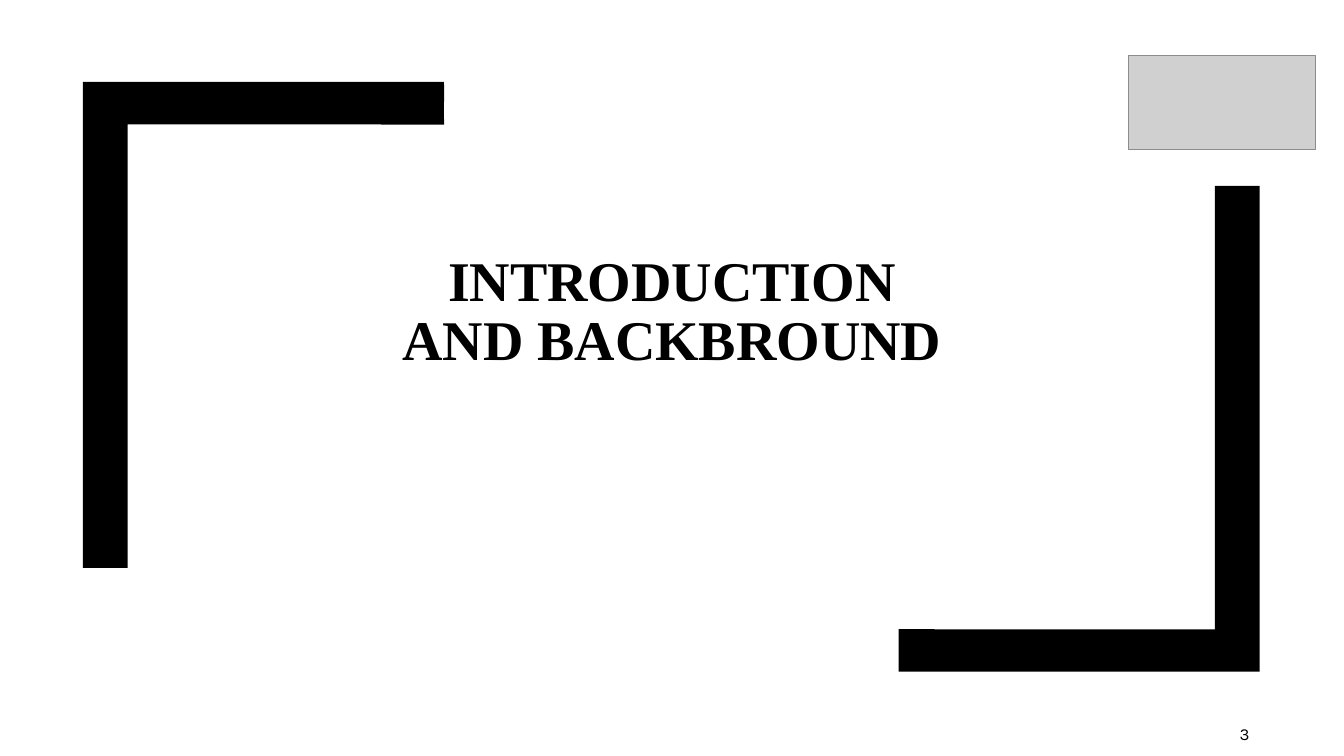
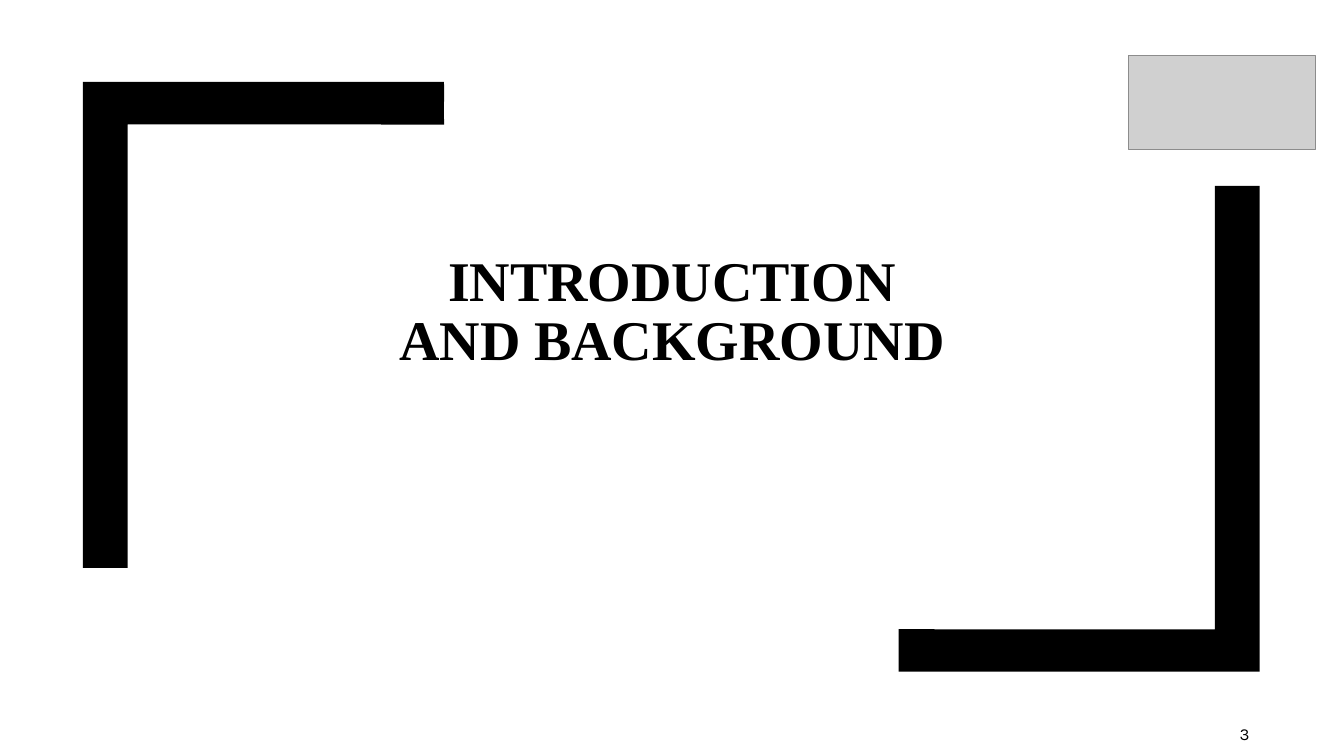
Before and after one commit to Umairnu/Research-Thesis-MS, a slide deck: slide 3 of Proposal and ppt/Tanhexp [Autosaved].pptx. Drawn at 1344x756 pixels with LibreOffice and Linux fonts; fonts in the diff are those of the drawing; grey boxes stand for pictures. Boxes give left, top, right and bottom in pixels: in the first picture for what was removed or moved away, otherwise in the second. Text is boxed around its words. In the diff, an @@ line names an element or a change of style, - is before the commit and + after.

```diff
--- a/Proposal and ppt/Tanhexp [Autosaved].pptx
+++ b/Proposal and ppt/Tanhexp [Autosaved].pptx
@@ title at [399,264,944,361]: text changed @@
-INTRODUCTION AND BACKBROUND
+INTRODUCTION AND BACKGROUND
```
Also in this commit, not shown: 14 other slides changed, 12 slides added, 8 slides removed, 3 other files.
